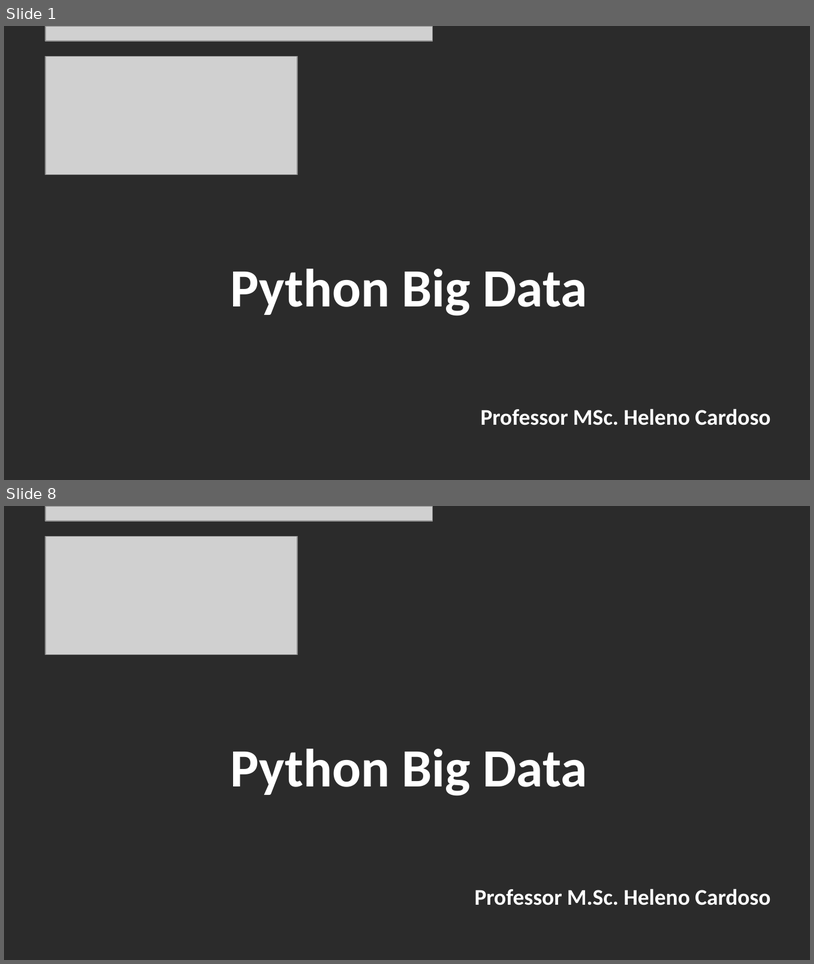
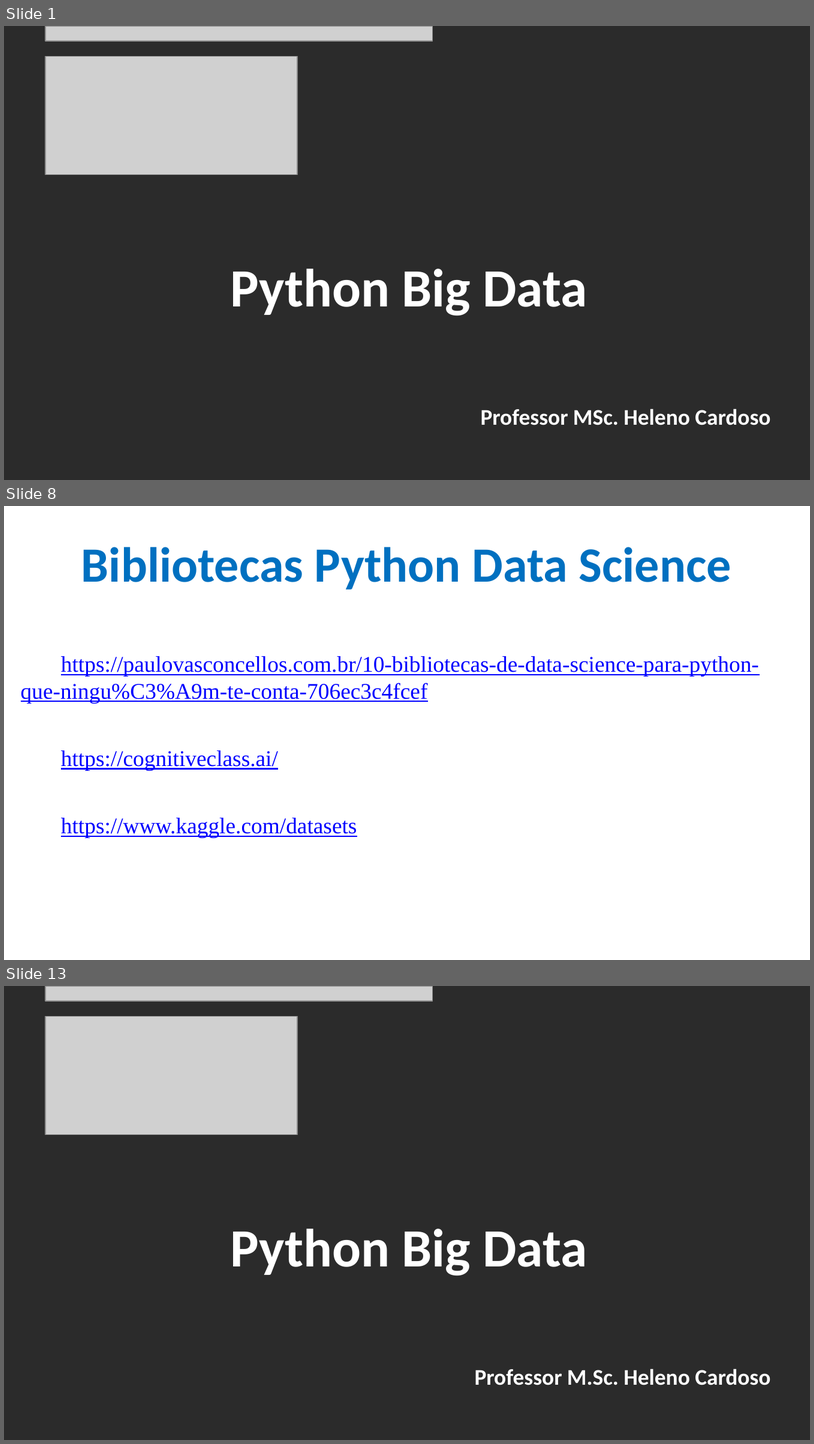
Before and after one commit to CloudEducationBrazil/WydenPythonBigData, a slide deck: 01 Classes/Aula 02 - Python Big Data.pptx. Shown one above the other, each under a label of ours: slides 1 and 8 before the commit, slides 1, 8 and 13 after it; the slides between them are not shown. The pictures are 814x964 and 814x1444 pixels, drawn with LibreOffice and Linux fonts; fonts in the diff are those of the drawing; grey boxes stand for pictures; background and template pictures are left out; a plain dark background stands for a picture behind light text. Boxes give left, top, right and bottom in pixels: in the first picture for what was removed or moved away, otherwise in the second. Text is boxed around its words. In the diff, an @@ line names an element or a change of style, - is before the commit and + after.

Commit message:
Ajuste ppt aulas Python Big Data

```diff
--- a/01 Classes/Aula 02 - Python Big Data.pptx
+++ b/01 Classes/Aula 02 - Python Big Data.pptx
@@ slide 8 added at (x1=4, y1=506, x2=810, y2=960), background picture (left out) @@
@@ title added at (x1=81, y1=547, x2=732, y2=589), 44 pt, text #0070C0, bold @@
+Bibliotecas Python Data Science
@@ text added at (x1=21, y1=656, x2=759, y2=837), 20 pt, text #0000FF, underline @@
+https://paulovasconcellos.com.br/10-bibliotecas-de-data-science-para-python-que-ningu%C3%A9m-te-conta-706ec3c4fcef
+https://cognitiveclass.ai/
+https://www.kaggle.com/datasets
@@ what was slide 8 is now slide 13 @@
```
Also in this commit, not shown: 6 slides changed, 4 other slides added, 22 other files.
